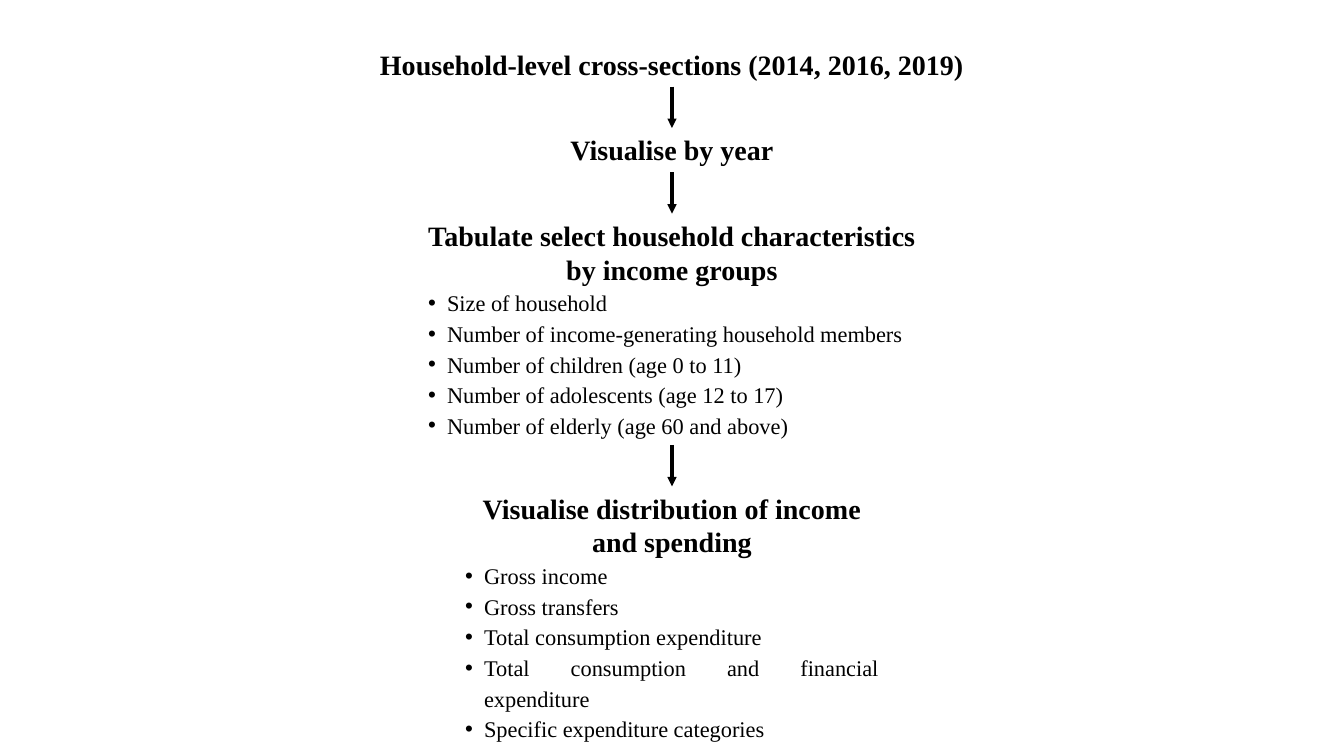
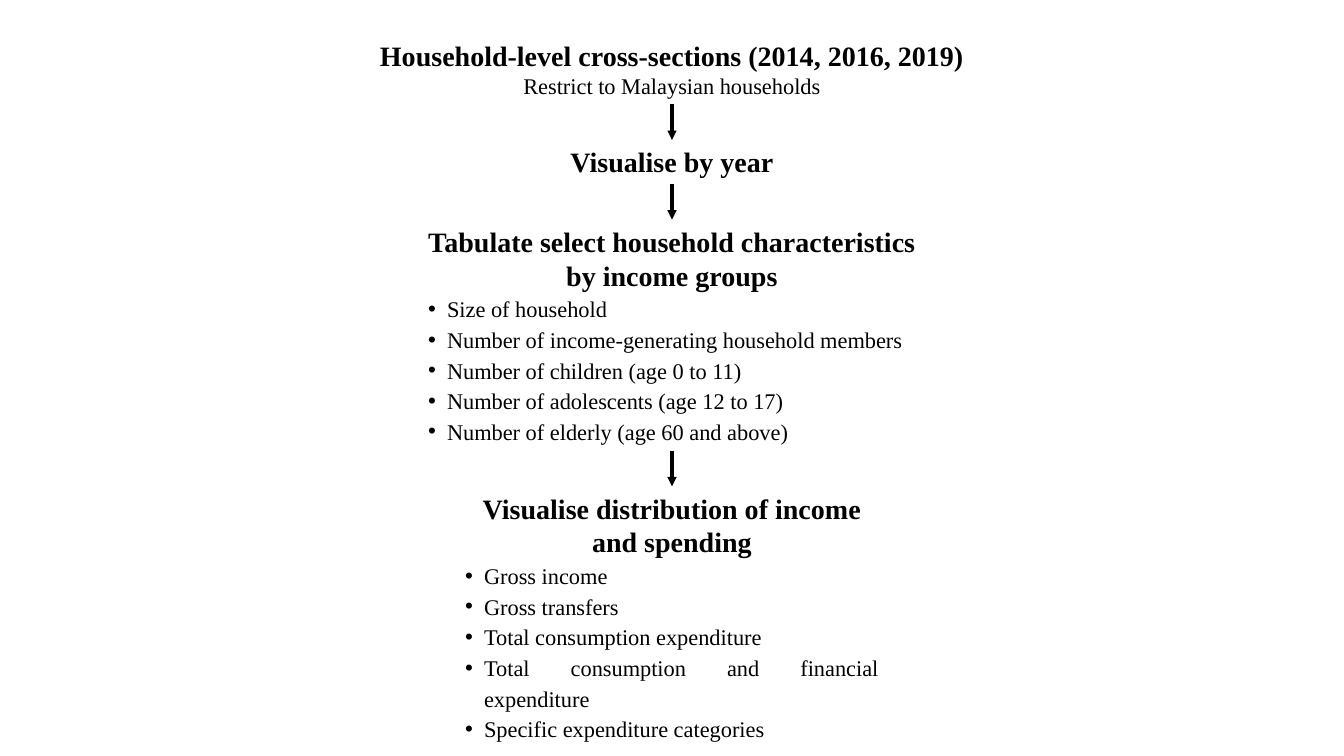
Before and after one commit to suahjl/impact-household, a slide deck: slide 1 of hies_wrangling_flow.pptx. Drawn at 1344x756 pixels with LibreOffice and Linux fonts; fonts in the diff are those of the drawing. Boxes give left, top, right and bottom in pixels: in the first picture for what was removed or moved away, otherwise in the second. Text is boxed around its words. In the diff, an @@ line names an element or a change of style, - is before the commit and + after.

```diff
--- a/hies_wrangling_flow.pptx
+++ b/hies_wrangling_flow.pptx
@@ text "Household-level cross-sections (2014, 2016, 2019)": place and size @@
-text "Household-level cross-sections (2014, 2016, 2019)" at [380, 55, 963, 80]
+text "Household-level cross-sections (2014, 2016, 2019)" at [380, 46, 963, 99]
@@ text at [523, 78, 821, 99]: paragraph added @@
+Restrict to Malaysian households
@@ arrow moved from (673, 87) - (673, 128) to (673, 105) - (673, 140) @@
@@ text "Visualise by year": place and size @@
-text "Visualise by year" at [570, 140, 773, 166]
+text "Visualise by year" at [570, 152, 773, 178]
@@ arrow moved from (673, 172) - (673, 214) to (673, 185) - (673, 220) @@
@@ text "Tabulate select household characteristics by ...": place and size @@
-text "Tabulate select household characteristics by ..." at [428, 226, 915, 439]
+text "Tabulate select household characteristics by ..." at [428, 232, 915, 445]
@@ arrow moved from (673, 445) - (673, 487) to (673, 451) - (673, 487) @@
```
Also in this commit, not shown: 2 other files.
